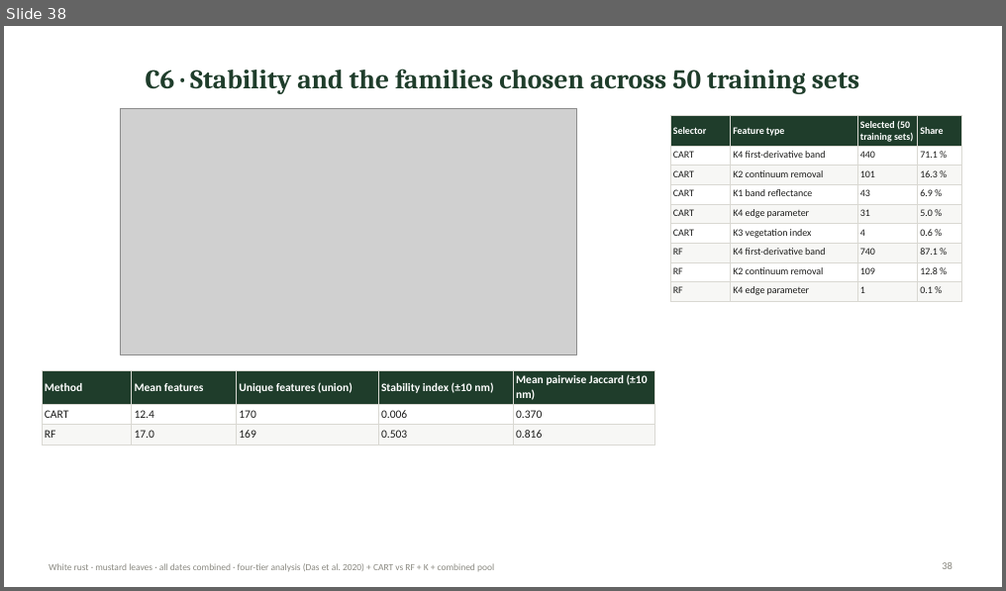
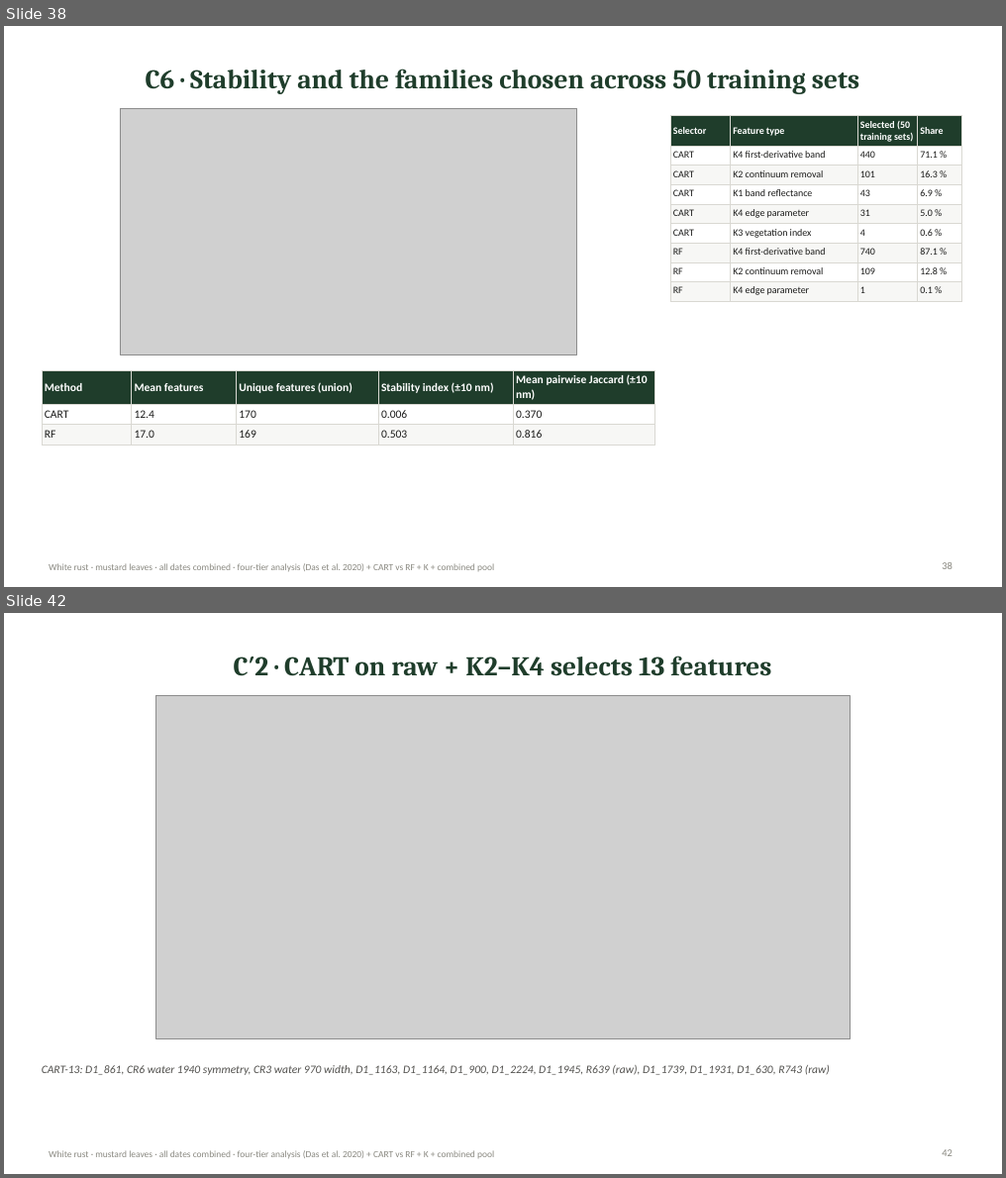
Before and after one commit to animesh809359-afk/sonu, a slide deck: deliverables/WhiteRust_AllDates/WhiteRust_Mustard_Leaf_AllDates_FourTier_CART_RF_K_Combined_Presentation.pptx. Shown one above the other, each under a label of ours: slide 38 before the commit, slides 38 and 42 after it; the slides between them are not shown. The pictures are 1006x591 and 1006x1178 pixels, drawn with LibreOffice and Linux fonts; fonts in the diff are those of the drawing; grey boxes stand for pictures. Boxes give left, top, right and bottom in pixels: in the first picture for what was removed or moved away, otherwise in the second. Text is boxed around its words. In the diff, an @@ line names an element or a change of style, - is before the commit and + after.

```diff
--- a/deliverables/WhiteRust_AllDates/WhiteRust_Mustard_Leaf_AllDates_FourTier_CART_RF_K_Combined_Presentation.pptx
+++ b/deliverables/WhiteRust_AllDates/WhiteRust_Mustard_Leaf_AllDates_FourTier_CART_RF_K_Combined_Presentation.pptx
@@ slide 42 added at [4,613,1002,1174], background #FFFFFF; not listed: 1 template element that a slide beside it also shows @@
@@ title added at [234,656,771,676], 26 pt, text #1F3D2B, bold @@
+C′2 · CART on raw + K2–K4 selects 13 features
@@ picture added at [156,695,849,1040] @@
@@ text added at [42,1065,830,1075], 11 pt, text #52514E, italic @@
+CART-13: D1_861, CR6 water 1940 symmetry, CR3 water 970 width, D1_1163, D1_1164, D1_900, D1_2224, D1_1945, R639 (raw), D1_1739, D1_1931, D1_630, R743 (raw)
@@ page number added at [942,1150,952,1157], 10 pt, text #8A8981 @@
+42
```
Also in this commit, not shown: 6 slides changed, 9 other slides added, 13 other files.
